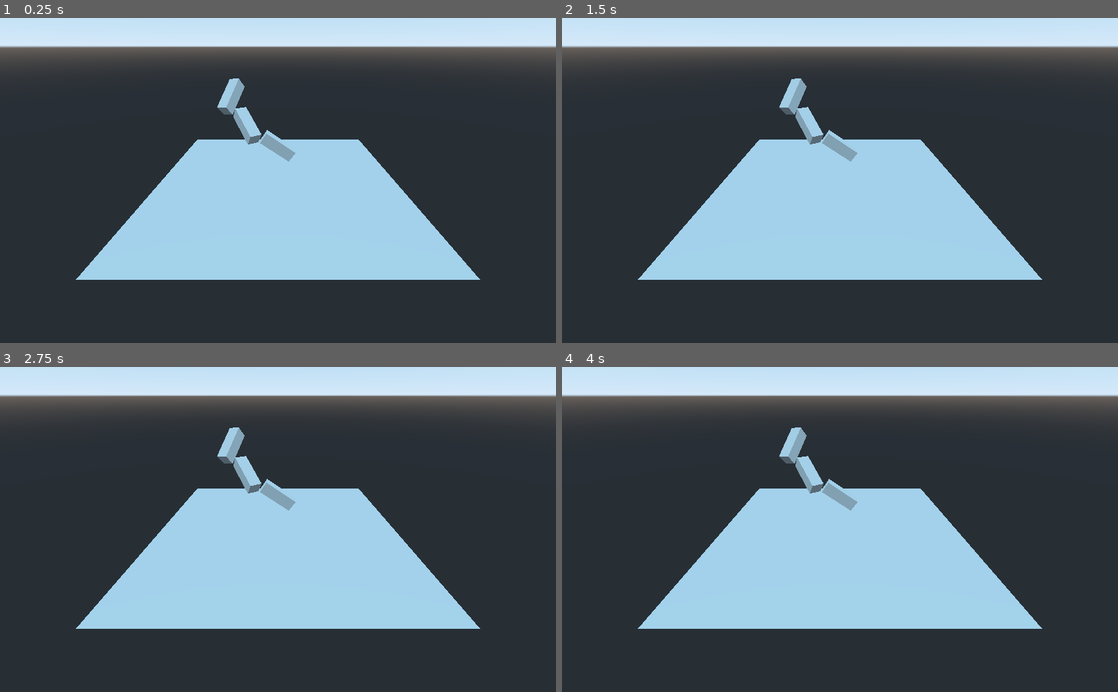
Above: before the commit, frames 1-4 (two rows, left to right).
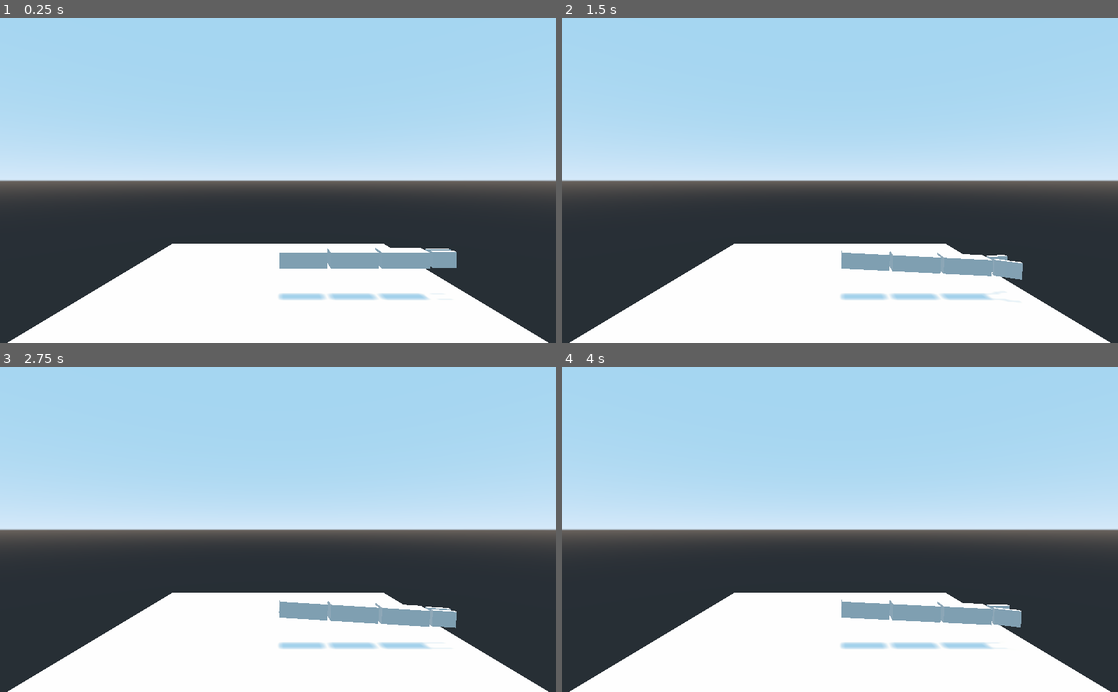
Above: after the commit, the same moments.

Repository: Waaflee/POO
Game: Godot game, scene res://RoboticArm.tscn
The game is run twice, just before and just after one commit, with the same random seed, the same clock (stepped at 60 frames per second) and the same inputs.
Inputs:
- Up to frame 1 (0.25 s): no input
- Up to frame 2 (1.5 s): tap Enter (ui_accept) at 0.5, 0.6, 0.77, 1.07, 1.35 s; hold Up (ui_up) 0.53-1.28 s; hold Down (ui_down) from 1.28 s (still down)
- Up to frame 3 (2.75 s): tap Enter (ui_accept) at 1.52, 1.82, 2.1 s; release Down (ui_down) at 2.03 s; hold Up (ui_up) from 2.03 s (still down)
- Up to frame 4 (4 s): tap Enter (ui_accept) at 2.85, 3.02, 3.32, 3.6, 3.77 s; release Up (ui_up) at 3.53 s; hold Down (ui_down) from 3.53 s (still down)

The runs differ from the first frame. In frame 1, 84% of the frame differs, in the area x 0-100%, y 0-100%; in frame 2, 84%; in frame 3, 84%; in frame 4, 84%.

Commit message:
Implemented robotic arm with tween animation

Diff:
--- a/RoboticArm/RoboticArm.gd
+++ b/RoboticArm/RoboticArm.gd
@@ -1,16 +1,64 @@
 extends Spatial
 
-var gravity = -12  # strength of gravity Vector3.DOWN * 12
-var speed = 4  # movement speed
-var jump_speed = 6  # jump strength
-var spin = 1  # rotation speed
+onready var prisma_1 := get_node("Prisma1")
+onready var prisma_2 := get_node("Prisma1").get_node("Prisma2")
+onready var prisma_3 := get_node("Prisma1").get_node("Prisma2").get_node("Prisma3")
+onready var tween := get_node("Tween")
+var pinza_abierta = false
+var grados_1 := 0
+var grados_2 := 0
+var grados_3 := 0
 
 func _ready():
 	pass
 
 func _process(delta):
-#	get_node("Prisma1").rotate_z(-delta * 2)rotate_object_local(Vector3(1, 0, 0), PI)
-#	get_node("Prisma1").get_node("Prisma2").rotate_z(delta * 10)
-#	get_node("Prisma1").get_node("Prisma2").get_node("Prisma3").rotate_x(delta * 0.5)
-#	get_node("Prisma1").get_node("Prisma2").get_node("Prisma3").rotate_object_local(Vector3(1, 0, 0), 0.01)
-	pass
+	if Input.is_action_just_pressed("ui_accept"):
+		toggle_pinza()
+	if Input.is_action_just_pressed("ui_up"):
+		grados_1 += 5
+		grados_1 = clamp(grados_1, -90, 90)
+		rotar_articulacion(1, grados_1, 90)
+		print(grados_1)
+	if Input.is_action_just_pressed("ui_down"):
+		grados_1 -= 5
+		rotar_articulacion(1, grados_1, 90)
+		print(grados_1)
+#	pass
+
+func abrir_pinza():
+	pinza_abierta = true
+	tween.interpolate_property(prisma_3.get_node("Pinza1"), "rotation_degrees", prisma_3.get_node("Pinza1").rotation_degrees, Vector3(0, 30, 0), 0.5, Tween.TRANS_LINEAR, Tween.EASE_IN, 0)
+	tween.interpolate_property(prisma_3.get_node("Pinza2"), "rotation_degrees", prisma_3.get_node("Pinza2").rotation_degrees, Vector3(0, -30, 0), 0.5, Tween.TRANS_LINEAR, Tween.EASE_IN, 0)
+
+func cerrar_pinza():
+	pinza_abierta = false
+	tween.interpolate_property(prisma_3.get_node("Pinza1"), "rotation_degrees", prisma_3.get_node("Pinza1").rotation_degrees, Vector3(0, 0, 0), 0.5, Tween.TRANS_LINEAR, Tween.EASE_IN, 0)
+	tween.interpolate_property(prisma_3.get_node("Pinza2"), "rotation_degrees", prisma_3.get_node("Pinza2").rotation_degrees, Vector3(0, 0, 0), 0.5, Tween.TRANS_LINEAR, Tween.EASE_IN, 0)
+
+func toggle_pinza():
+	if pinza_abierta:
+		cerrar_pinza()
+	else:
+		abrir_pinza()
+	tween.start()
+
+func rotar_articulacion(articulacion: int, grados: float, speed: float = 45):
+		grados = clamp(grados, -90, 90)
+		if speed == 0:
+			speed = 45
+		var time = abs(grados / speed) + 1
+		if articulacion == 1:
+			tween.interpolate_property(prisma_1, "rotation_degrees", prisma_1.rotation_degrees, Vector3(grados, 0 , 0), time, Tween.TRANS_LINEAR, Tween.EASE_IN, 0)
+		if articulacion == 2:
+			tween.interpolate_property(prisma_2, "rotation_degrees", prisma_2.rotation_degrees, Vector3(grados, 0, 0), time, Tween.TRANS_LINEAR, Tween.EASE_IN, 0)
+		if articulacion == 3:
+			tween.interpolate_property(prisma_3, "rotation_degrees", prisma_3.rotation_degrees, Vector3(grados, 0, 0), time, Tween.TRANS_LINEAR, Tween.EASE_IN, 0)
+		tween.start()
+
+func _on_Timer_timeout():
+	toggle_pinza()
+#	rotar_articulacion(1, 150, 90)
+#	rotar_articulacion(3, 150, 90)
+#	rotar_articulacion(2, 150, 90)
+#	rotar_articulacion(3, count*1.5, 90)
--- a/RoboticArm/RoboticArm.tscn
+++ b/RoboticArm/RoboticArm.tscn
@@ -1,37 +1,84 @@
-[gd_scene load_steps=4 format=2]
+[gd_scene load_steps=8 format=2]
 
 [ext_resource path="res://RoboticArm.gd" type="Script" id=1]
 
 [sub_resource type="CubeMesh" id=1]
+size = Vector3( 2, 2, 6 )
 
-[sub_resource type="PlaneMesh" id=2]
+[sub_resource type="CubeMesh" id=2]
+size = Vector3( 2, 2, 6 )
+
+[sub_resource type="CubeMesh" id=3]
+size = Vector3( 2, 2, 6 )
+
+[sub_resource type="CubeMesh" id=4]
+size = Vector3( 0.5, 2, 3 )
+
+[sub_resource type="CubeMesh" id=5]
+size = Vector3( 0.5, 2, 3 )
+
+[sub_resource type="PlaneMesh" id=6]
 
 [node name="RoboticArm" type="Spatial"]
 script = ExtResource( 1 )
 
-[node name="Prisma1" type="MeshInstance" parent="."]
-transform = Transform( -3.58159e-08, -0.573261, 2.45812, -2.50581e-08, 0.819372, 1.71978, -1, 0, -1.31134e-07, 0, 5, 3 )
+[node name="Prisma1" type="Spatial" parent="."]
+transform = Transform( 1, 0, 0, 0, 1, 0, 0, 0, 1, 0, 5, 0 )
+
+[node name="Prisma1_mesh" type="MeshInstance" parent="Prisma1"]
+transform = Transform( 1, 0, 0, 0, 1, 0, 0, 0, 1, 0, 0, 3.2 )
 mesh = SubResource( 1 )
 material/0 = null
 
-[node name="Prisma2" type="MeshInstance" parent="Prisma1"]
-transform = Transform( 0.557393, 0.47595, -2.04085, -0.47595, 0.854547, 0.623697, 0.226761, 0.0692997, 0.702846, 0, 4.76837e-07, 2.1 )
-mesh = SubResource( 1 )
+[node name="Prisma2" type="Spatial" parent="Prisma1"]
+transform = Transform( 1, 0, 0, 0, 1, 0, 0, 0, 1, 0, 0, 6.4 )
+
+[node name="Prisma2_mesh" type="MeshInstance" parent="Prisma1/Prisma2"]
+transform = Transform( 1, 0, -3.55271e-15, 0, 1, 0, 3.55271e-15, 0, 1, 0, 0, 3.2 )
+mesh = SubResource( 2 )
 material/0 = null
 
-[node name="Prisma3" type="MeshInstance" parent="Prisma1/Prisma2"]
-transform = Transform( 0.61742, -0.461979, -1.91005, 0.756461, 0.570711, 0.958391, 0.0719258, -0.22629, 0.701837, 0, 1.19209e-07, 2.2 )
-mesh = SubResource( 1 )
+[node name="Prisma3" type="Spatial" parent="Prisma1/Prisma2"]
+transform = Transform( 1, 0, -3.55271e-15, 0, 1, 0, 7.10543e-15, 0, 1, 0, 0, 6.4 )
+
+[node name="Prisma3_mesh" type="MeshInstance" parent="Prisma1/Prisma2/Prisma3"]
+transform = Transform( 1, 0, 0, 0, 1, 0, 0, 0, 1, 0, 0, 3.2 )
+mesh = SubResource( 3 )
+material/0 = null
+
+[node name="Pinza1" type="Spatial" parent="Prisma1/Prisma2/Prisma3"]
+editor/display_folded = true
+transform = Transform( 1, 0, 0, 0, 1, 0, 0, 0, 1, 0.5, 0, 6.5 )
+
+[node name="Pinza1_mesh" type="MeshInstance" parent="Prisma1/Prisma2/Prisma3/Pinza1"]
+transform = Transform( 1, 0, 0, 0, 1, 0, 0, 0, 1, 0, 0, 1.7 )
+mesh = SubResource( 4 )
+material/0 = null
+
+[node name="Pinza2" type="Spatial" parent="Prisma1/Prisma2/Prisma3"]
+editor/display_folded = true
+transform = Transform( 1, 0, 0, 0, 1, 0, 0, 0, 1, -0.5, 0, 6.5 )
+
+[node name="Pinza2_mesh" type="MeshInstance" parent="Prisma1/Prisma2/Prisma3/Pinza2"]
+transform = Transform( 1, 0, 0, 0, 1, 0, 0, 0, 1, 0, 0, 1.7 )
+mesh = SubResource( 5 )
 material/0 = null
 
 [node name="Camera" type="Camera" parent="."]
-transform = Transform( -1, 4.37114e-08, -7.57103e-08, 0, 0.866025, 0.5, 8.74228e-08, 0.5, -0.866025, 0, 20, -35 )
+transform = Transform( -4.37114e-08, 0, -1, 0, 1, 0, 1, 0, -4.37114e-08, -30, 15, 0 )
 
 [node name="MeshInstance" type="MeshInstance" parent="."]
-transform = Transform( 20, 0, 0, 0, 1, 0, 0, 0, 20, 0, 0, 0 )
-mesh = SubResource( 2 )
+transform = Transform( 25, 0, 0, 0, 1, 0, 0, 0, 25, 0, 0, 0 )
+mesh = SubResource( 6 )
 material/0 = null
 
-[node name="SpotLight" type="SpotLight" parent="."]
-transform = Transform( 1, 0, 0, 0, 0.623378, 0.78192, 0, -0.78192, 0.623378, 11.6665, 16.9046, 24.5813 )
-light_color = Color( 0.8, 0.054902, 0.352941, 1 )
+[node name="DirectionalLight" type="DirectionalLight" parent="."]
+transform = Transform( -1, 8.74228e-08, 3.82137e-15, 0, -4.37114e-08, 1, 8.74228e-08, 1, 4.37114e-08, 0, 10, 0 )
+light_color = Color( 1, 0.776471, 0.513726, 1 )
+shadow_enabled = true
+
+[node name="Timer" type="Timer" parent="."]
+autostart = true
+
+[node name="Tween" type="Tween" parent="."]
+[connection signal="timeout" from="Timer" to="." method="_on_Timer_timeout"]
